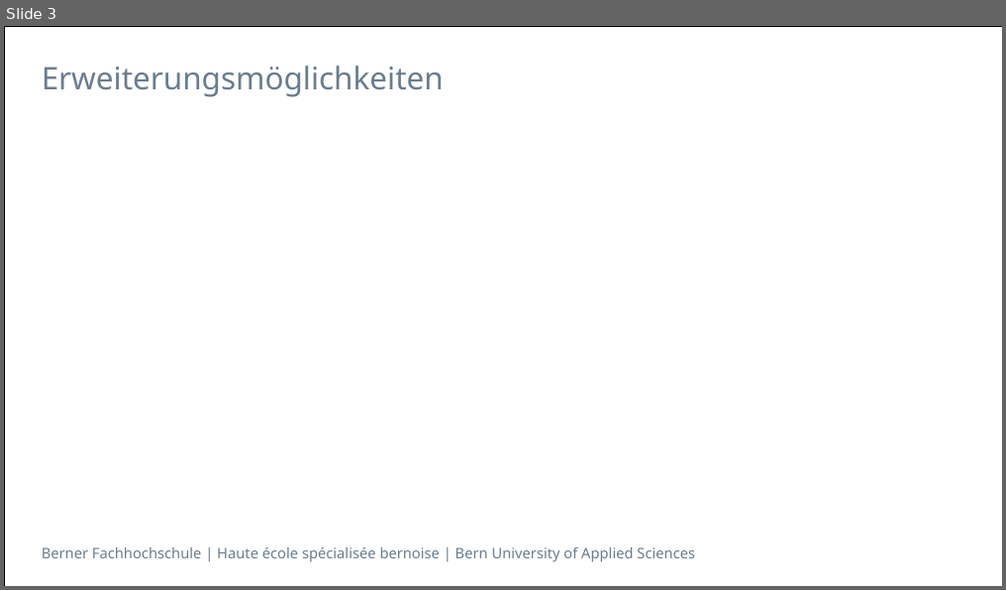
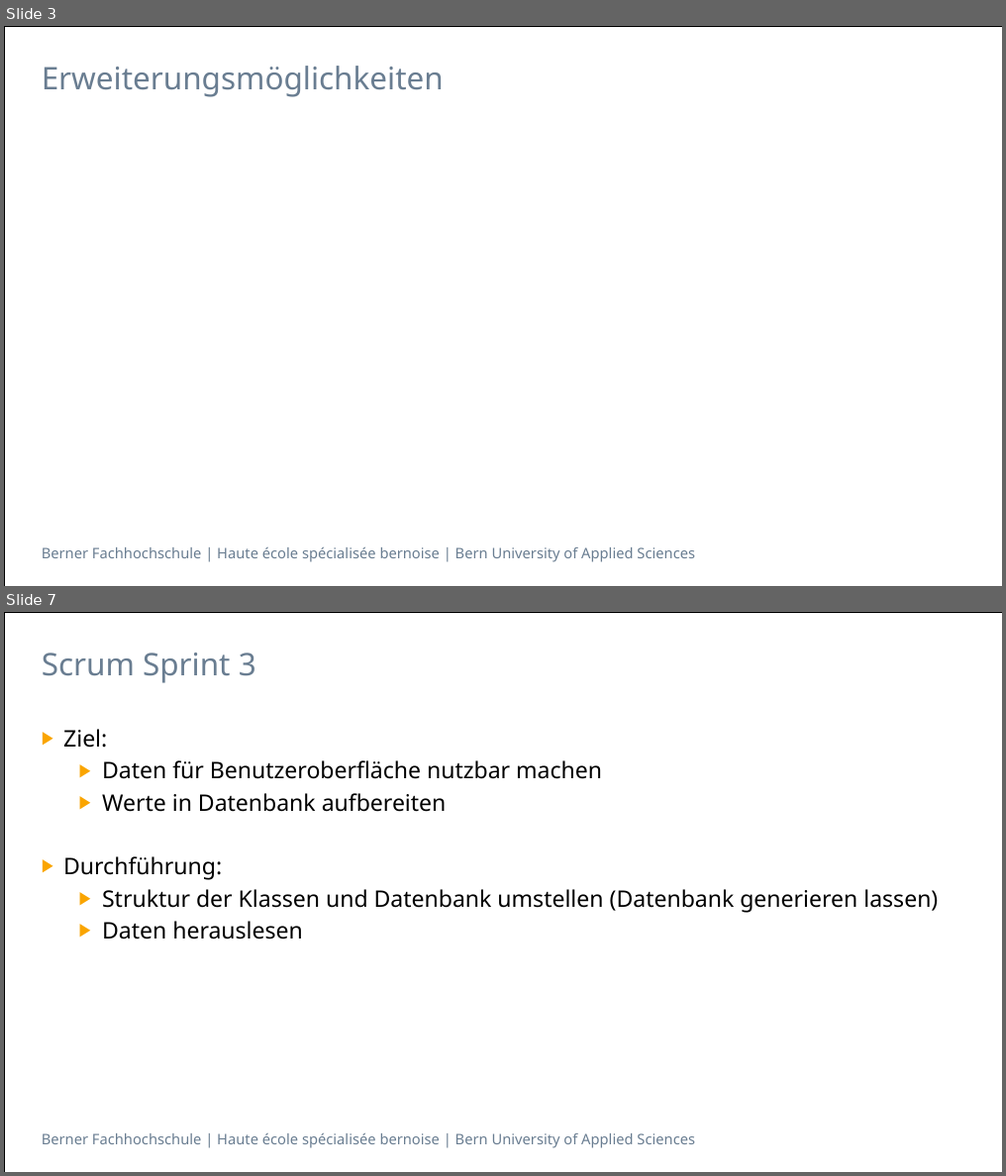
Before and after one commit to sevib1/ch.bfh.btx8081.w2016.blue, a slide deck: doc/CS1/Task14/Final_Presentation_CS1_Task_14_Blau.pptx. Shown one above the other, each under a label of ours: slide 3 before the commit, slides 3 and 7 after it; the slides between them are not shown. The pictures are 1006x590 and 1006x1176 pixels, drawn with LibreOffice and Linux fonts; fonts in the diff are those of the drawing. Boxes give left, top, right and bottom in pixels: in the first picture for what was removed or moved away, otherwise in the second. Text is boxed around its words. In the diff, an @@ line names an element or a change of style, - is before the commit and + after.

```diff
--- a/doc/CS1/Task14/Final_Presentation_CS1_Task_14_Blau.pptx
+++ b/doc/CS1/Task14/Final_Presentation_CS1_Task_14_Blau.pptx
@@ slide 7 added at (4, 612, 1002, 1172), background #FFFFFF; not listed: 2 template elements that a slide beside it also shows @@
@@ title added at (42, 653, 256, 683), 30 pt, text #697D91 @@
+Scrum Sprint 3
@@ text added at (63, 729, 938, 940), 22 pt, text #000000 @@
+▶ Ziel:
+  ▶ Daten für Benutzeroberfläche nutzbar machen
+  ▶ Werte in Datenbank aufbereiten
+▶ Durchführung:
+  ▶ Struktur der Klassen und Datenbank umstellen (Datenbank generieren lassen)
+  ▶ Daten herauslesen
```
Also in this commit, not shown: 4 other slides added.
